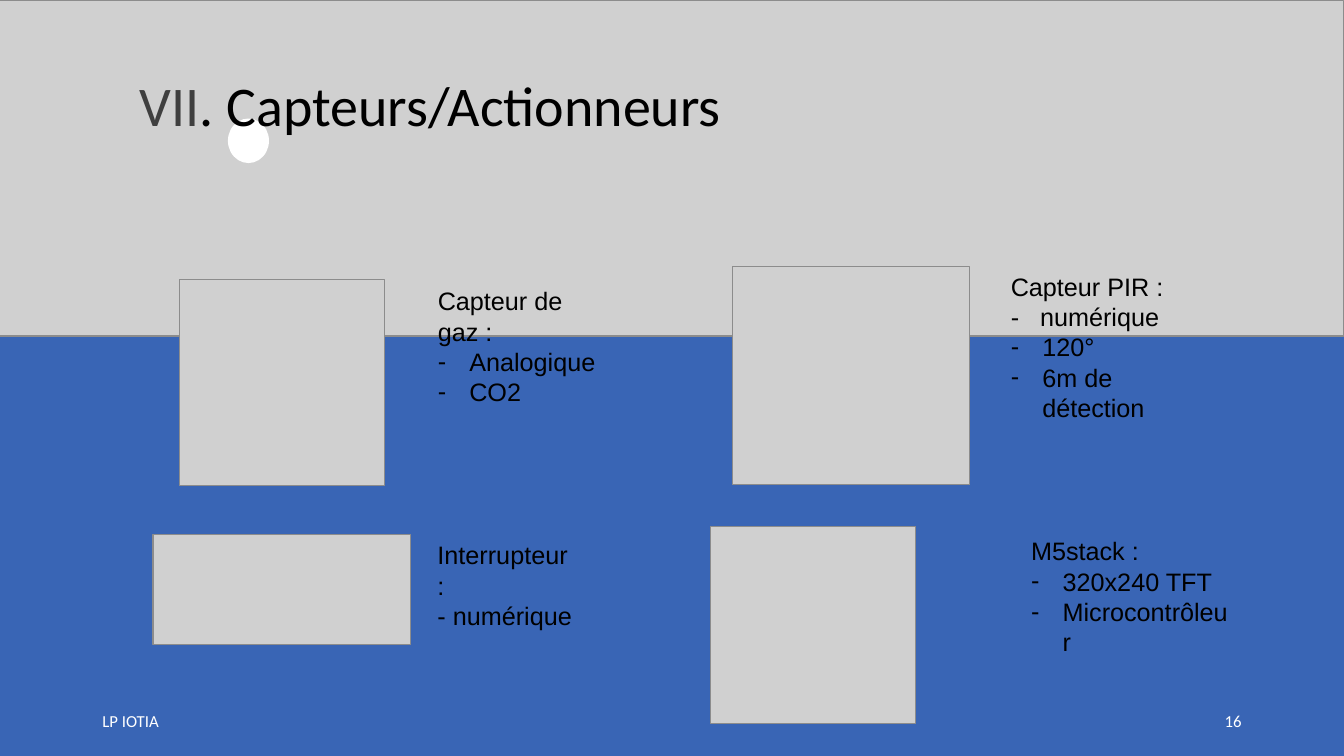
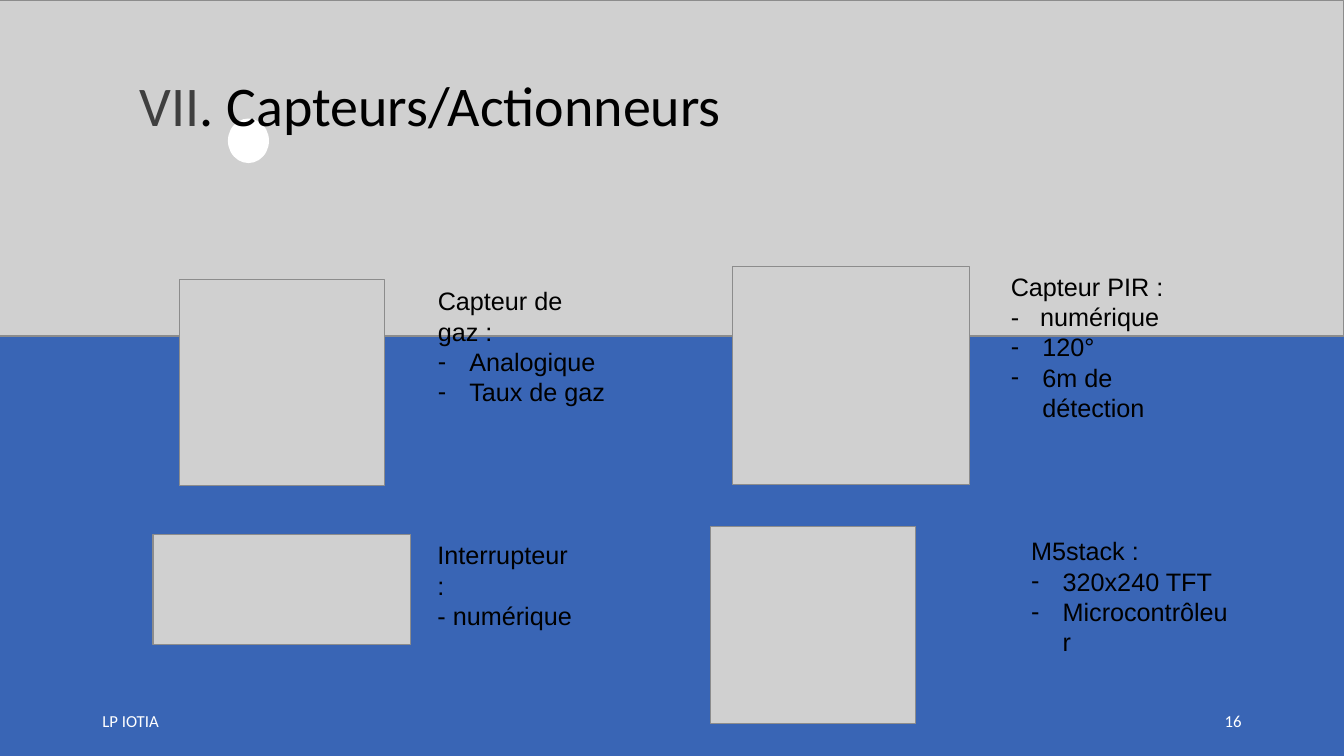
Before and after one commit to LENSAlex/ProjetIotia, a slide deck: slide 16 of Diapo_commun/PresentationCommune.pptx. Drawn at 1344x756 pixels with LibreOffice and Linux fonts; fonts in the diff are those of the drawing; grey boxes stand for pictures. Boxes give left, top, right and bottom in pixels: in the first picture for what was removed or moved away, otherwise in the second. Text is boxed around its words. In the diff, an @@ line names an element or a change of style, - is before the commit and + after.

```diff
--- a/Diapo_commun/PresentationCommune.pptx
+++ b/Diapo_commun/PresentationCommune.pptx
@@ text at box(469, 382, 605, 406): text changed @@
-– CO2
+– Taux de gaz
```
Also in this commit, not shown: 7 other slides changed.
